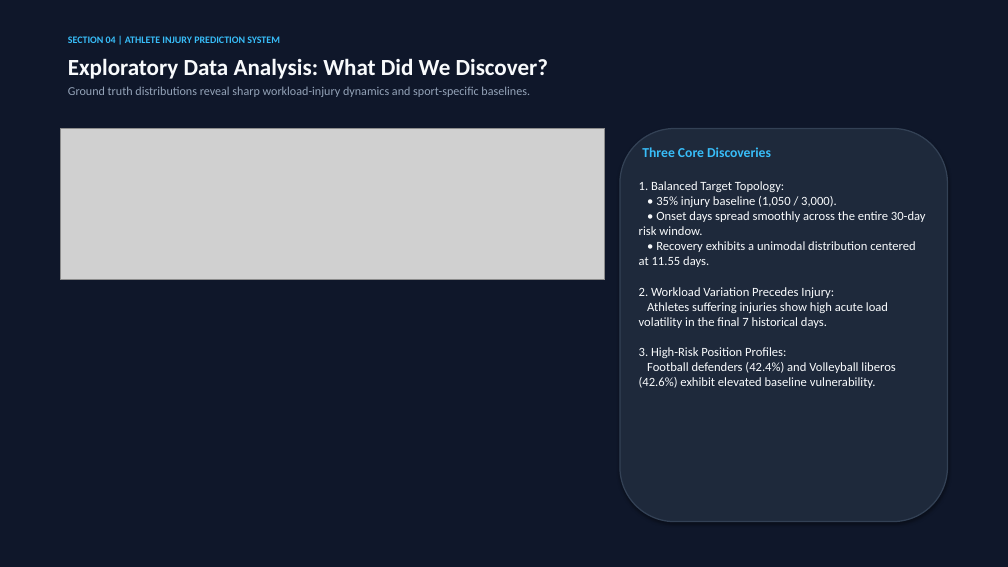
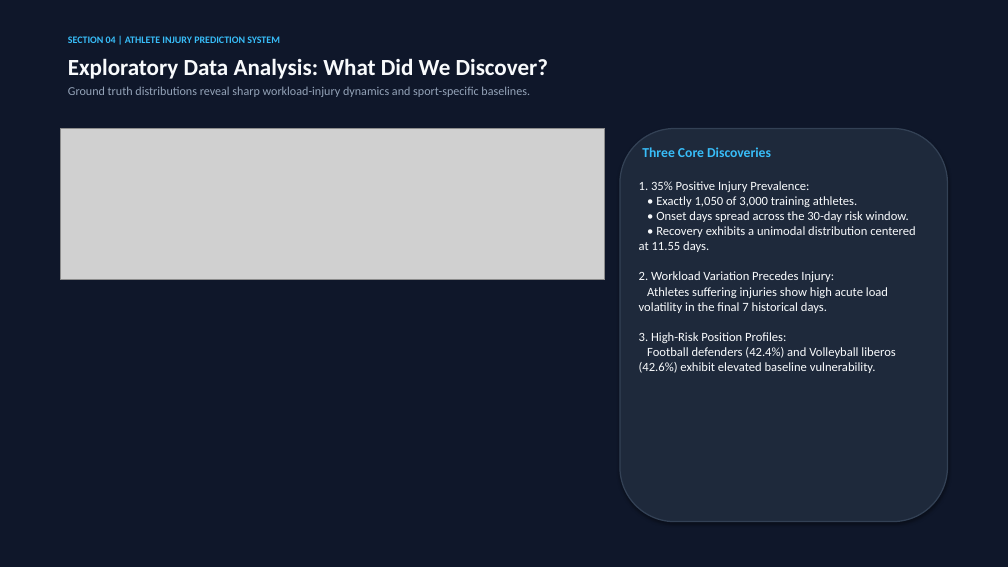
Before and after one commit to bhavya277/ML-Model-for-Athletes, a slide deck: slide 4 of Athlete_Injury_Prediction_Competition.pptx. Drawn at 1008x567 pixels with LibreOffice and Linux fonts; fonts in the diff are those of the drawing; grey boxes stand for pictures. Boxes give left, top, right and bottom in pixels: in the first picture for what was removed or moved away, otherwise in the second. Text is boxed around its words. In the diff, an @@ line names an element or a change of style, - is before the commit and + after.

```diff
--- a/Athlete_Injury_Prediction_Competition.pptx
+++ b/Athlete_Injury_Prediction_Competition.pptx
@@ text at (639,181,915,373): text changed @@
-1. Balanced Target Topology:
-• 35% injury baseline (1,050 / 3,000).
-• Onset days spread smoothly across the entire 30-day risk window.
-• Recovery exhibits a unimodal distribution centered at 11.55 days.
-2. Workload Variation Precedes Injury:
-Athletes suffering injuries show high acute load volatility in the final 7 historical days.
-3. High-Risk Position Profiles:
-Football defenders (42.4%) and Volleyball liberos (42.6%) exhibit elevated baseline vulnerability.
+1. 35% Positive Injury Prevalence:
+• Exactly 1,050 of 3,000 training athletes.
+• Onset days spread across the 30-day risk window.
+• Recovery exhibits a unimodal distribution centered at 11.55 days.
+2. Workload Variation Precedes Injury:
+Athletes suffering injuries show high acute load volatility in the final 7 historical days.
+3. High-Risk Position Profiles:
+Football defenders (42.4%) and Volleyball liberos (42.6%) exhibit elevated baseline vulnerability.
```
Also in this commit, not shown: 7 other slides changed, 7 other files.
